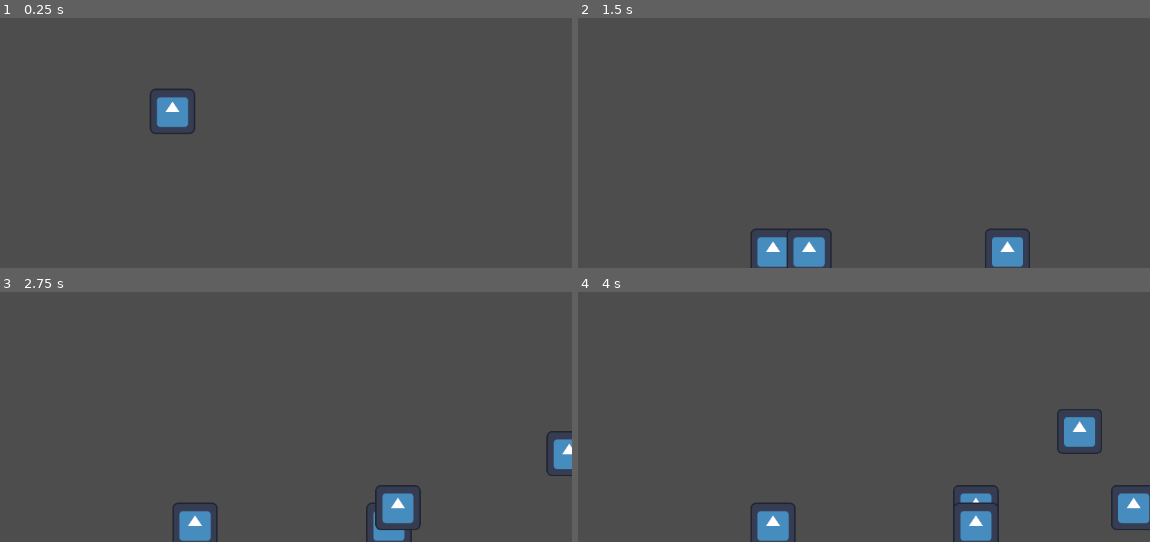
Above: before the commit, frames 1-4 (two rows, left to right).
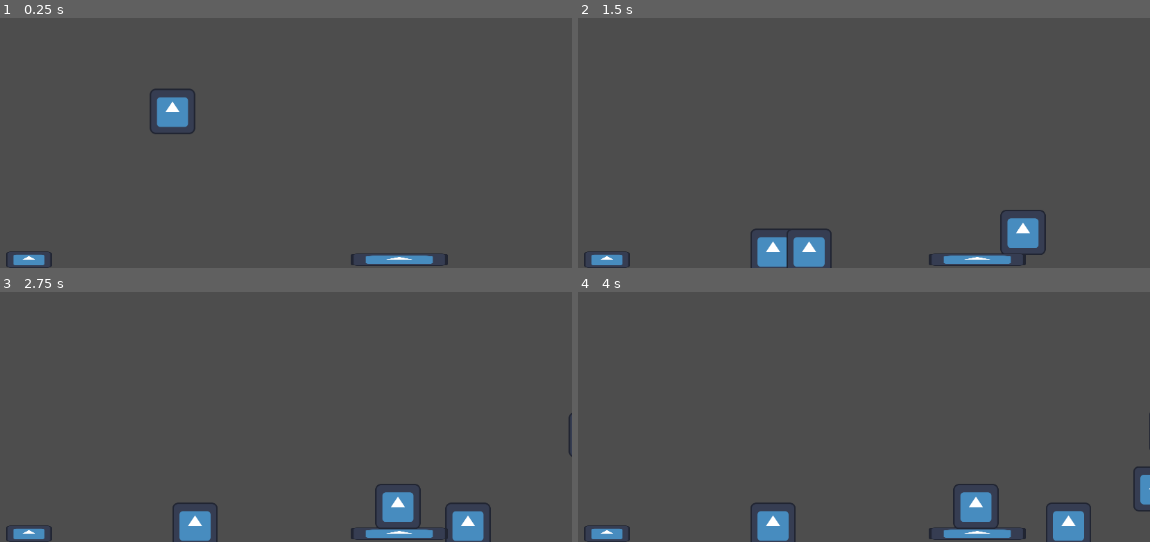
Above: after the commit, the same moments.

Repository: mushyp3a/gudev-16
Game: Godot game, scene res://scenes/replay-testing-scene.tscn
Two runs of this game, one before a commit and one after it. Both use one fixed random seed, a clock stepped at 60 frames per second and the inputs below. The engine's default icon, where the game draws it, is replaced by a stand-in: a white triangle on a blue panel in a dark square.
Inputs:
- Up to frame 1 (0.25 s): no input
- Up to frame 2 (1.5 s): hold D (move_right) from 0.53 s (still down); tap P (test_clone) at 0.6, 1.35 s; tap Space (jump) at 0.77 s
- Up to frame 3 (2.75 s): tap Space (jump) at 1.52 s; release D (move_right) at 2.03 s; hold A (move_left) from 2.03 s (still down); tap P (test_clone) at 2.1 s
- Up to frame 4 (4 s): release A (move_left) at 2.78 s; hold D (move_right) from 2.78 s (still down); tap P (test_clone) at 2.85, 3.6 s; tap Space (jump) at 3.02, 3.77 s

The runs differ from the first frame. In frame 1, 0.9% of the frame differs, in the area x 1-79%, y 93-100%; in frame 2, 2.0%; in frame 3, 2.4%; in frame 4, 3.9%, in the area x 1-100%, y 46-100%.

Commit message:
Finished basic action group system

Diff:
--- a/project.godot
+++ b/project.godot
@@ -45,3 +45,9 @@
 "events": [Object(InputEventKey,"resource_local_to_scene":false,"resource_name":"","device":0,"window_id":0,"alt_presse …(189 unchanged characters)…
 ]
 }
+
+[layer_names]
+
+2d_physics/layer_1="Player"
+2d_physics/layer_2="Level"
+2d_physics/layer_3="Clones"
--- /dev/null
+++ b/scenes/level/left-conveyor-belt.tscn
@@ -0,0 +1,31 @@
+[gd_scene load_steps=5 format=3 uid="uid://dymrpplqy15tv"]
+
+[ext_resource type="PhysicsMaterial" uid="uid://d04dow0ue1tag" path="res://scenes/level/std-phy-mat.tres" id="1_pj0dk"]
+[ext_resource type="Texture2D" uid="uid://csar0knqm284w" path="res://icon.svg" id="2_vy2j5"]
+
+[sub_resource type="RectangleShape2D" id="RectangleShape2D_g2els"]
+size = Vector2(46, 6)
+
+[sub_resource type="SpriteFrames" id="SpriteFrames_g2els"]
+animations = [{
+"frames": [{
+"duration": 1.0,
+"texture": ExtResource("2_vy2j5")
+}],
+"loop": true,
+"name": &"default",
+"speed": 5.0
+}]
+
+[node name="LeftConveyorBelt" type="StaticBody2D"]
+collision_layer = 2
+collision_mask = 5
+physics_material_override = ExtResource("1_pj0dk")
+constant_linear_velocity = Vector2(-64, 0)
+
+[node name="CollisionShape2D" type="CollisionShape2D" parent="."]
+shape = SubResource("RectangleShape2D_g2els")
+
+[node name="AnimatedSprite2D" type="AnimatedSprite2D" parent="."]
+scale = Vector2(0.366094, 0.0466406)
+sprite_frames = SubResource("SpriteFrames_g2els")
--- /dev/null
+++ b/scenes/level/pressure-button.tscn
@@ -0,0 +1,44 @@
+[gd_scene load_steps=6 format=3 uid="uid://daulrrci12efy"]
+
+[ext_resource type="Script" path="res://scripts/level/action.gd" id="2_7s1se"]
+[ext_resource type="Texture2D" uid="uid://csar0knqm284w" path="res://icon.svg" id="2_sskb6"]
+
+[sub_resource type="RectangleShape2D" id="RectangleShape2D_g2els"]
+size = Vector2(20, 8)
+
+[sub_resource type="SpriteFrames" id="SpriteFrames_g2els"]
+animations = [{
+"frames": [{
+"duration": 1.0,
+"texture": ExtResource("2_sskb6")
+}],
+"loop": true,
+"name": &"default",
+"speed": 5.0
+}]
+
+[sub_resource type="RectangleShape2D" id="RectangleShape2D_spwy1"]
+size = Vector2(20, 1)
+
+[node name="PressureButton" type="StaticBody2D"]
+collision_layer = 2
+collision_mask = 5
+
+[node name="MainHitbox" type="CollisionShape2D" parent="."]
+shape = SubResource("RectangleShape2D_g2els")
+
+[node name="AnimatedSprite2D" type="AnimatedSprite2D" parent="."]
+position = Vector2(0, 5.96046e-08)
+scale = Vector2(0.17, 0.0620313)
+sprite_frames = SubResource("SpriteFrames_g2els")
+
+[node name="PressureArea" type="Area2D" parent="."]
+collision_layer = 2
+collision_mask = 5
+
+[node name="PressureHitbox" type="CollisionShape2D" parent="PressureArea"]
+position = Vector2(0, -4.5)
+shape = SubResource("RectangleShape2D_spwy1")
+
+[node name="Action" type="Node" parent="."]
+script = ExtResource("2_7s1se")
--- /dev/null
+++ b/scenes/level/right-conveyor-belt.tscn
@@ -0,0 +1,31 @@
+[gd_scene load_steps=5 format=3 uid="uid://bt6uk4j22n6l1"]
+
+[ext_resource type="PhysicsMaterial" uid="uid://d04dow0ue1tag" path="res://scenes/level/std-phy-mat.tres" id="1_5cwii"]
+[ext_resource type="Texture2D" uid="uid://csar0knqm284w" path="res://icon.svg" id="1_xker0"]
+
+[sub_resource type="RectangleShape2D" id="RectangleShape2D_g2els"]
+size = Vector2(46, 6)
+
+[sub_resource type="SpriteFrames" id="SpriteFrames_g2els"]
+animations = [{
+"frames": [{
+"duration": 1.0,
+"texture": ExtResource("1_xker0")
+}],
+"loop": true,
+"name": &"default",
+"speed": 5.0
+}]
+
+[node name="RightConveyorBelt" type="StaticBody2D"]
+collision_layer = 2
+collision_mask = 5
+physics_material_override = ExtResource("1_5cwii")
+constant_linear_velocity = Vector2(64, 0)
+
+[node name="CollisionShape2D" type="CollisionShape2D" parent="."]
+shape = SubResource("RectangleShape2D_g2els")
+
+[node name="AnimatedSprite2D" type="AnimatedSprite2D" parent="."]
+scale = Vector2(0.366094, 0.0466406)
+sprite_frames = SubResource("SpriteFrames_g2els")
--- /dev/null
+++ b/scenes/level/std-phy-mat.tres
@@ -0,0 +1,4 @@
+[gd_resource type="PhysicsMaterial" format=3 uid="uid://d04dow0ue1tag"]
+
+[resource]
+resource_local_to_scene = true
--- a/scenes/replay-clone.tscn
+++ b/scenes/replay-clone.tscn
@@ -14,7 +14,11 @@
 "speed": 5.0
 }]
 
-[node name="ReplayClone" type="Node2D"]
+[sub_resource type="RectangleShape2D" id="RectangleShape2D_nfdha"]
+
+[node name="ReplayClone" type="CharacterBody2D"]
+collision_layer = 4
+collision_mask = 2
 
 [node name="AnimatedSprite2D" type="AnimatedSprite2D" parent="."]
 scale = Vector2(0.17, 0.17)
@@ -22,3 +26,6 @@
 
 [node name="ReplayCloneScript" type="Node" parent="."]
 script = ExtResource("2_menae")
+
+[node name="CollisionShape2D" type="CollisionShape2D" parent="."]
+shape = SubResource("RectangleShape2D_nfdha")
--- a/scenes/replay-testing-scene.tscn
+++ b/scenes/replay-testing-scene.tscn
@@ -1,8 +1,15 @@
-[gd_scene load_steps=3 format=3 uid="uid://dnyhwjikbldwd"]
+[gd_scene load_steps=6 format=3 uid="uid://dnyhwjikbldwd"]
 
 [ext_resource type="PackedScene" uid="uid://cvt63ig62reiu" path="res://scenes/replayable-player.tscn" id="1_arvqo"]
+[ext_resource type="PackedScene" uid="uid://daulrrci12efy" path="res://scenes/level/pressure-button.tscn" id="2_0vhbu"]
+[ext_resource type="PackedScene" uid="uid://bt6uk4j22n6l1" path="res://scenes/level/right-conveyor-belt.tscn" id="3_lgngl"]
 
 [sub_resource type="WorldBoundaryShape2D" id="WorldBoundaryShape2D_ug2m1"]
+
+[sub_resource type="PhysicsMaterial" id="PhysicsMaterial_o1bgt"]
+resource_local_to_scene = true
+friction = 0.0
+bounce = 0.9
 
 [node name="Game" type="Node2D"]
 
@@ -11,8 +18,17 @@
 [node name="Camera2D" type="Camera2D" parent="."]
 zoom = Vector2(3, 3)
 
-[node name="StaticBody2D" type="StaticBody2D" parent="."]
+[node name="Floor" type="StaticBody2D" parent="."]
 position = Vector2(-43, 110)
+collision_layer = 2
+collision_mask = 5
 
-[node name="CollisionShape2D" type="CollisionShape2D" parent="StaticBody2D"]
+[node name="CollisionShape2D" type="CollisionShape2D" parent="Floor"]
 shape = SubResource("WorldBoundaryShape2D_ug2m1")
+
+[node name="PressureButton" parent="." instance=ExtResource("2_0vhbu")]
+position = Vector2(-69, 104)
+
+[node name="RightConveyorBelt" parent="." instance=ExtResource("3_lgngl")]
+position = Vector2(109, 104)
+physics_material_override = SubResource("PhysicsMaterial_o1bgt")
--- a/scenes/replayable-player.tscn
+++ b/scenes/replayable-player.tscn
@@ -19,6 +19,7 @@
 }]
 
 [node name="ReplayablePlayer" type="CharacterBody2D"]
+collision_mask = 2
 script = ExtResource("1_5fd8c")
 
 [node name="CollisionShape2D" type="CollisionShape2D" parent="."]
--- /dev/null
+++ b/scripts/level/action-group.gd
@@ -0,0 +1,3 @@
+class_name ActionGroup extends Node
+
+@export var actionNodes : Array[Action]
--- /dev/null
+++ b/scripts/level/action.gd
@@ -0,0 +1,7 @@
+class_name Action extends Node
+
+# Returns whether or not this action has "passed"
+# Used in action groups to determine if the group's action should occur
+# This is a default implementation and should always be overriden
+func act() -> bool:
+	return false
--- /dev/null
+++ b/scripts/level/pressure-button-action.gd
@@ -0,0 +1,6 @@
+class_name PressureButtonAction extends Action
+
+#@export var
+
+func act() -> bool:
+	return false
Not shown: 1 places in scenes/replay-clone.tscn that only renumber resources
